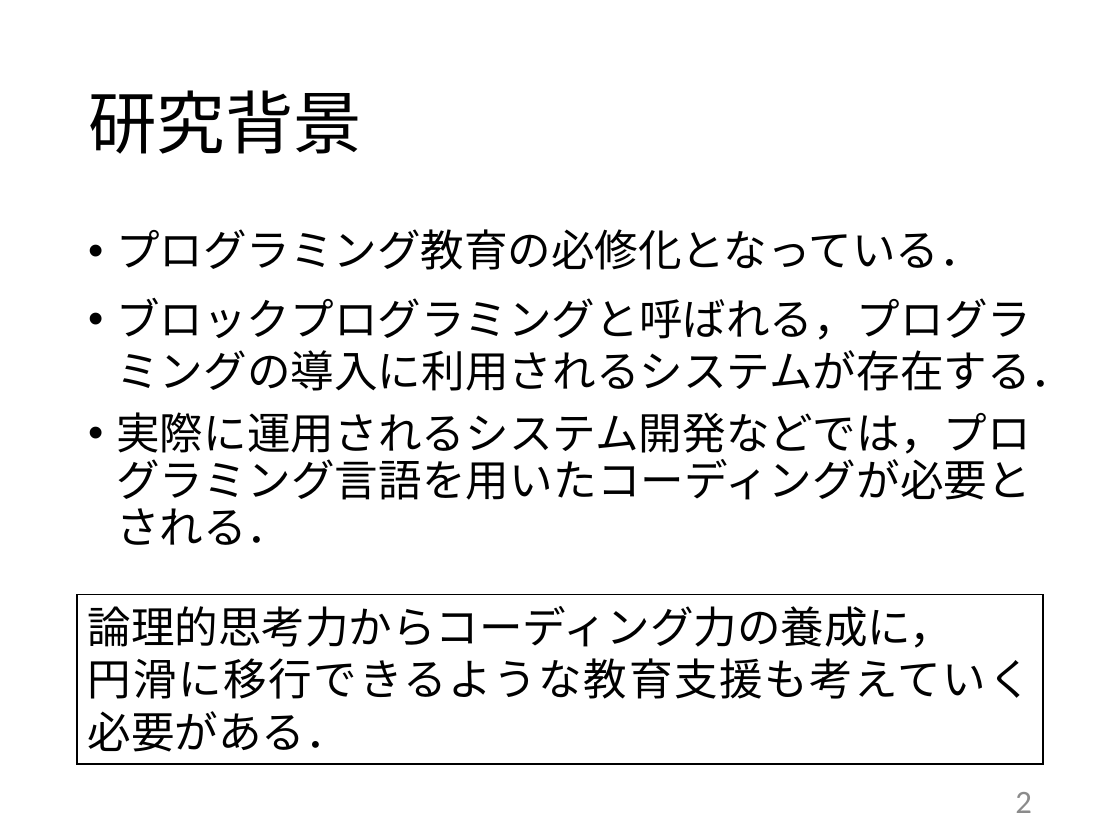
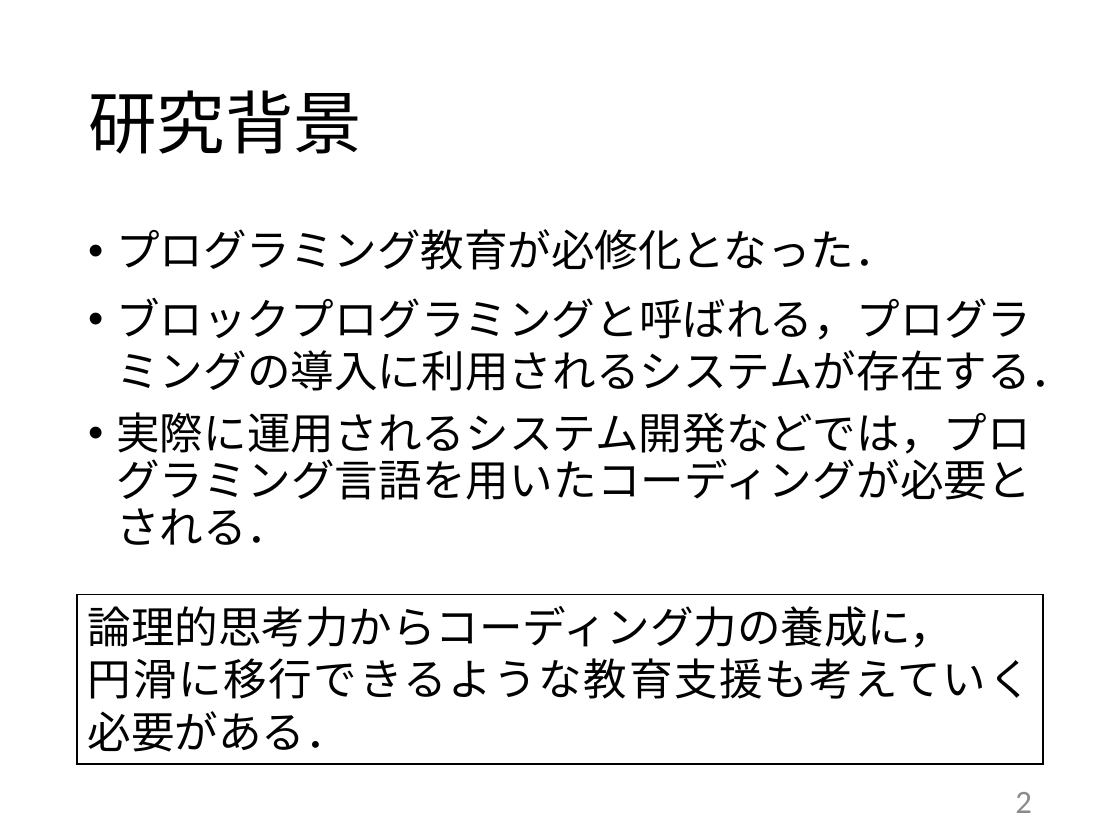
Before and after one commit to kait-takanolab/1821121-shimaoka-thesis, a slide deck: slide 2 of 1821121_shimaoka_thesis.pptx. Drawn at 1120x840 pixels with LibreOffice and Linux fonts; fonts in the diff are those of the drawing. Boxes give left, top, right and bottom in pixels: in the first picture for what was removed or moved away, otherwise in the second. Text is boxed around its words. In the diff, an @@ line names an element or a change of style, - is before the commit and + after.

```diff
--- a/1821121_shimaoka_thesis.pptx
+++ b/1821121_shimaoka_thesis.pptx
@@ text at <box>116,229,898,270</box>: text changed @@
-• プログラミング教育の必修化となっている．
+• プログラミング教育が必修化となった．
```
Also in this commit, not shown: 8 other slides changed, 1 slide added, 2 other files.
